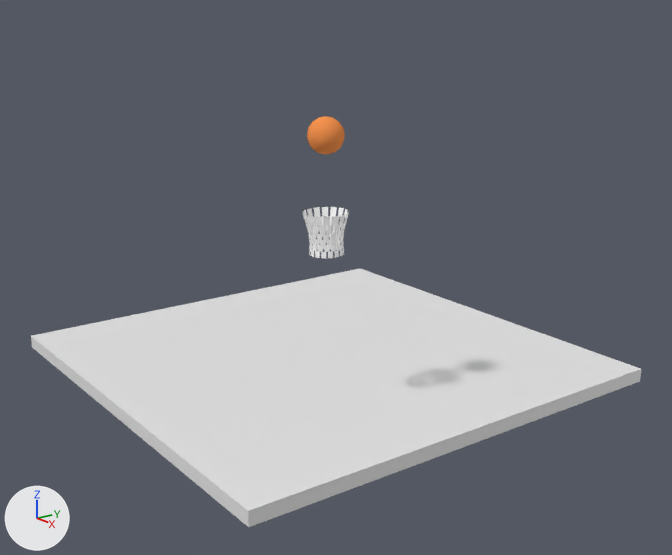
What one commit did to the Blender file ball.blend.
One viewpoint serves both versions: a 50 mm lens placed at (29.1, -24.2, 15.4), pointed at (-4.4, 0.5, 3.2). Lighting does not change. The marker at lower left points along +X, +Y and +Z.

The scene before the commit, as lines of its bpy script (objects in view):
```python
me_cube_001 = bpy.data.meshes.new('Cube.001')
me_cube_001.from_pydata(...)  # a box spanning x -1.0..1.0, y -1.0..1.0, z -1.0..1.0
me_cylinder_001 = bpy.data.meshes.new('Cylinder.001')
me_cylinder_001.from_pydata(...)  # 448 vertices, 288 faces; spans x -1.39..0.47, y -0.69..1.17, z 0.04..1.76
me_cylinder_001.polygons.foreach_set('use_smooth', [True] * 288)
me_cylinder_001.materials.append(mat_material_002)  # white #ffffff
me_sphere = bpy.data.meshes.new('Sphere')
me_sphere.from_pydata(...)  # a UV sphere (32 segments, 16 rings, poles along z) spanning x -1.0..1.0, y -1.0..1.0, z -1.0..1.0
me_sphere.polygons.foreach_set('use_smooth', [True] * 512)
me_sphere.materials.append(mat_material_001)  # orange #f69450
ob_cube = bpy.data.objects.new('Cube', me_cube_001)
ob_cube.location = (-5.62, 0.57, -1.21)
ob_cube.scale = (10.7, 10.7, 0.314)
ob_cylinder_001 = bpy.data.objects.new('Cylinder.001', me_cylinder_001)
ob_cylinder_001.location = (0.33, -3.06, 7.55)
ob_cylinder_001.rotation_euler = (3.159, 0.000551, -0.447)  # degrees (181, 0, -26)
ob_sphere = bpy.data.objects.new('Sphere', me_sphere)
ob_sphere.location = (-0.17, -3.08, 10.52)
ob_sphere.rotation_euler = (0.0000114, 0.0, 0.0)  # degrees (0, 0, 0)
ob_sphere.scale = (0.727, 0.727, 0.727)
```
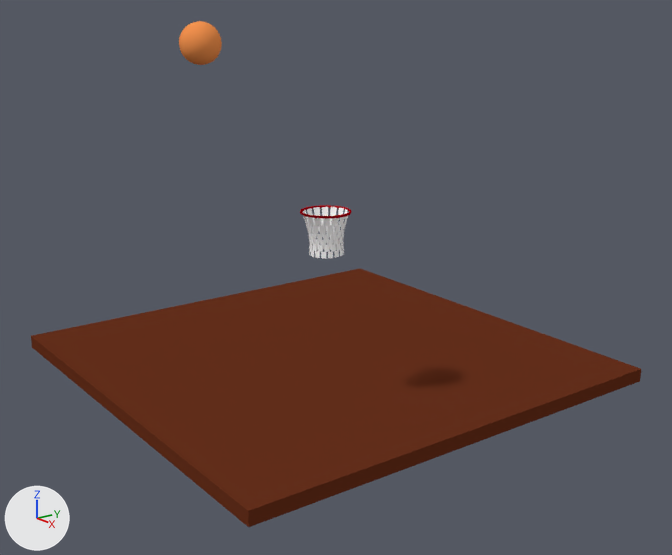
Where the change shows, as pixel boxes [x1, y1, x2, y2] in the pictures (672 x 555 px):
'Cube', recoloured (white to brown): [31, 269, 641, 527] in both
'Sphere', moved: before [307, 116, 345, 154]; after [179, 21, 222, 65]
'Sphere.001', added: after [179, 21, 222, 65]
'Sphere.002', added: after [179, 21, 222, 64]
'Torus', added: after [300, 205, 351, 218]

The change, as a diff of the scene's bpy script:
```diff
--- a/ball.blend.py
+++ b/ball.blend.py
@@ mat_material_003 @@
+mat_material_003 = diffuse_material('Material.003')
+mat_material_003.base_color = (0.138, 0.0306, 0.0122)  # brown #68311d
@@ mat_material_004 @@
+mat_material_004 = diffuse_material('Material.004')
+mat_material_004.base_color = (0.393, 0.0, 0.00253)  # red #a80008
@@ me_cube_001 @@
 me_cube_001.from_pydata(...)  # 8 vertices, 6 faces; spans x -1.0..1.0, y -1.0..1.0, z -1.0..1.0
+me_cube_001.materials.append(mat_material_003)  # brown #68311d
@@ me_torus @@
+me_torus.from_pydata(...)  # a torus around z (ring radius 1.0, tube radius 0.04) spanning x -1.04..1.04, y -1.04..1.04, z -0.04..0.04
+me_torus.materials.append(mat_material_004)  # red #a80008
@@ ob_sphere @@
 ob_sphere = bpy.data.objects.new('Sphere', me_sphere)
-ob_sphere.location = (-0.17, -3.08, 10.52)
+ob_sphere.location = (-0.17, -8.37, 14.1)
 ob_sphere.rotation_euler = (0.0000114, 0.0, 0.0)  # degrees (0, 0, 0)
@@ ob_torus @@
+ob_torus = bpy.data.objects.new('Torus', me_torus)
+ob_torus.location = (-0.19, -3.08, 7.51)
+ob_torus.scale = (0.982, 0.982, 1.27)
@@ ob_sphere_001 @@
+ob_sphere_001 = bpy.data.objects.new('Sphere.001', me_sphere.copy())  # the mesh of ob_sphere
+ob_sphere_001.location = (-0.17, -8.37, 14.1)
+ob_sphere_001.rotation_euler = (-0.313, -0.745, -0.206)  # degrees (-18, -43, -12)
+ob_sphere_001.scale = (0.727, 0.727, 0.727)
@@ ob_sphere_002 @@
+ob_sphere_002 = bpy.data.objects.new('Sphere.002', me_sphere.copy())  # the mesh of ob_sphere
+ob_sphere_002.location = (-0.17, -8.37, 14.1)
+ob_sphere_002.rotation_euler = (-0.462, -0.754, -0.253)  # degrees (-26, -43, -14)
+ob_sphere_002.scale = (0.727, 0.727, 0.727)
```
